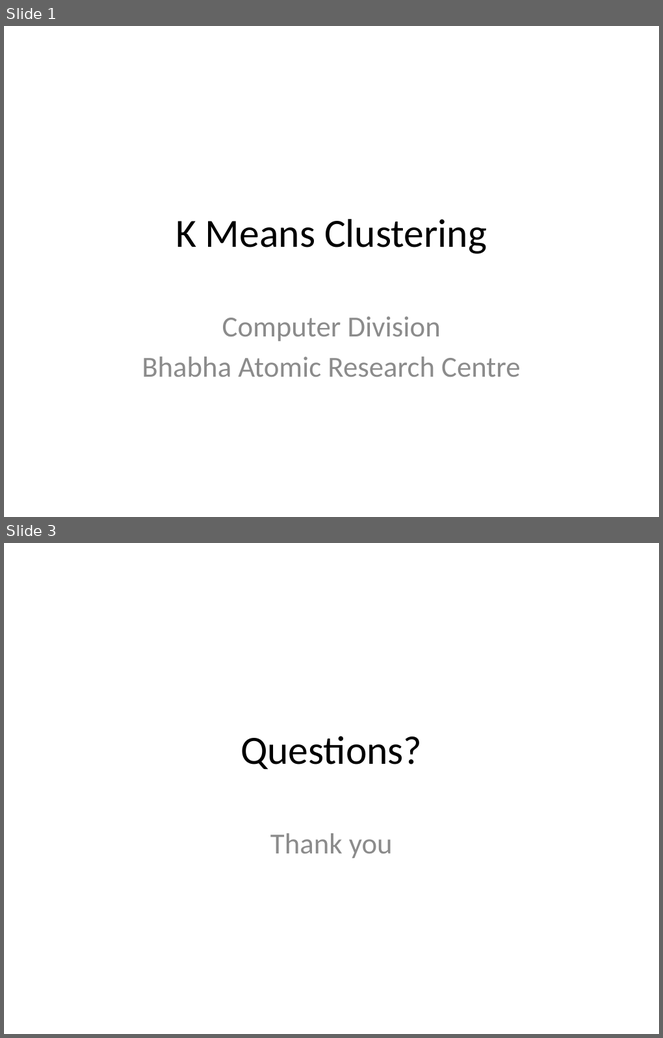
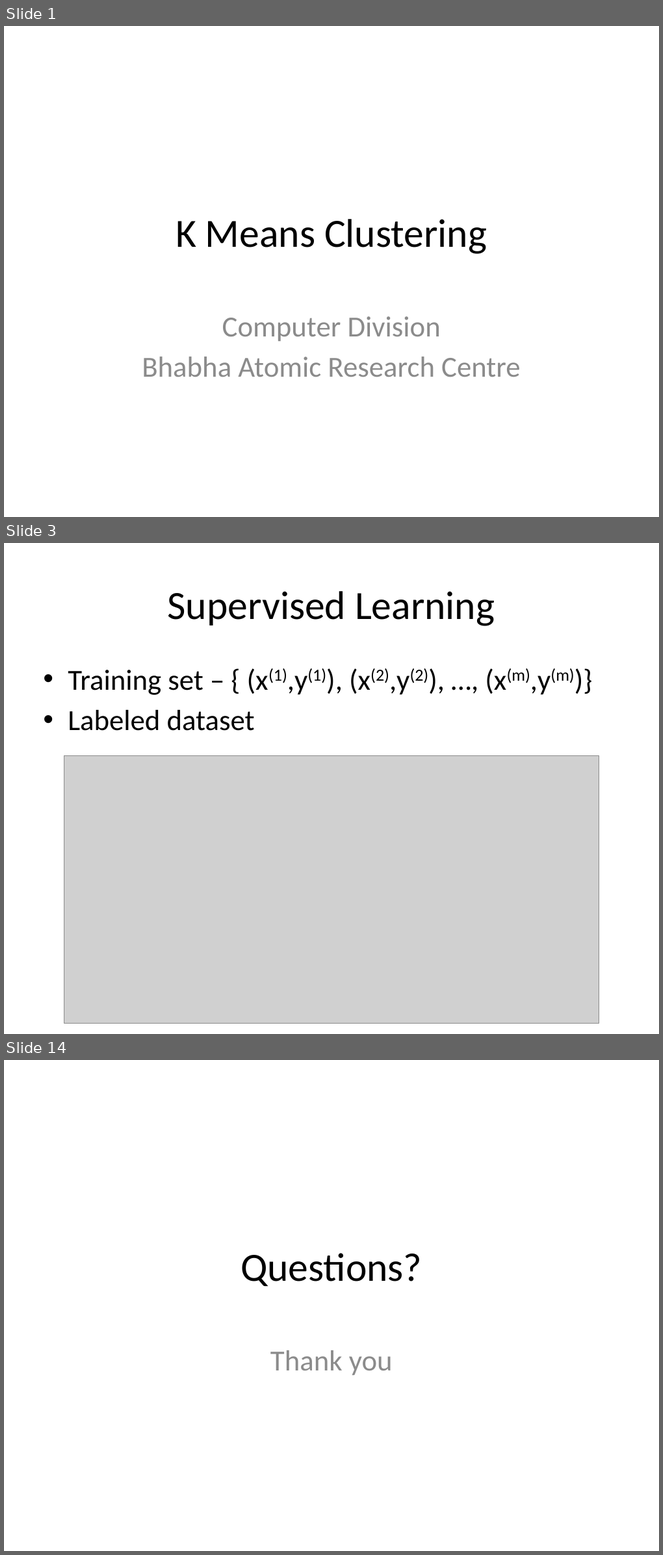
Before and after one commit to look4pritam/ArtificialIntelligence, a slide deck: MachineLearning/K-MeansClustering.pptx. Shown one above the other, each under a label of ours: slides 1 and 3 before the commit, slides 1, 3 and 14 after it; the slides between them are not shown. The pictures are 663x1038 and 663x1555 pixels, drawn with LibreOffice and Linux fonts; fonts in the diff are those of the drawing; grey boxes stand for pictures. Boxes give left, top, right and bottom in pixels: in the first picture for what was removed or moved away, otherwise in the second. Text is boxed around its words. In the diff, an @@ line names an element or a change of style, - is before the commit and + after.

```diff
--- a/MachineLearning/K-MeansClustering.pptx
+++ b/MachineLearning/K-MeansClustering.pptx
@@ slide 3 added at (4,543,659,1034), background #FFFFFF @@
@@ title added at (168,591,495,626), 44 pt, text #000000 @@
+Supervised Learning
@@ text added at (68,668,574,731), 32 pt, text #000000 @@
+• Training set – { (x(1),y(1)), (x(2),y(2)), …, (x(m),y(m))}
+• Labeled dataset
@@ picture added at (64,756,599,1023) @@
@@ what was slide 3 is now slide 14 @@
```
Also in this commit, not shown: 11 other slides added, 1 slide removed.
